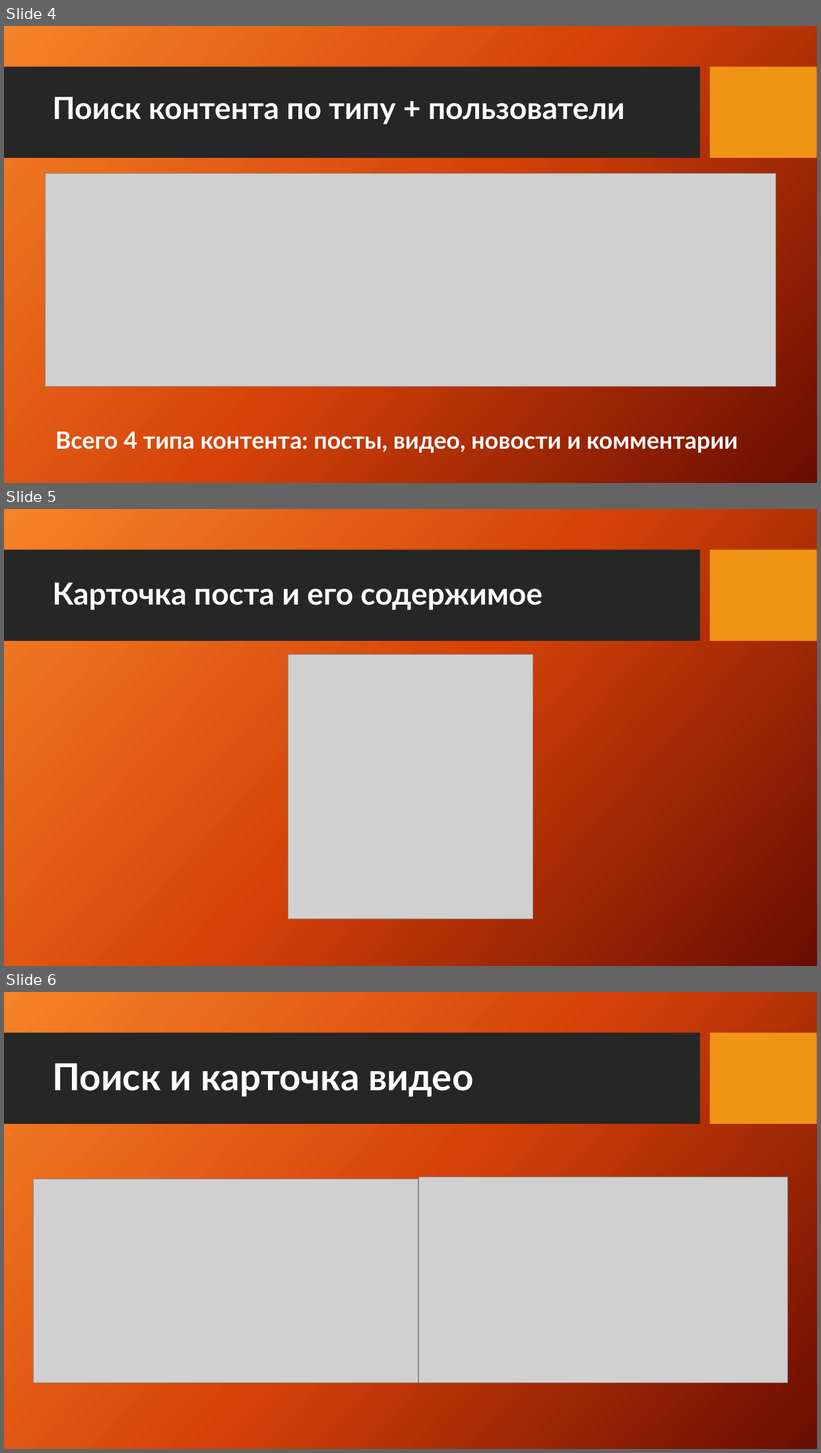
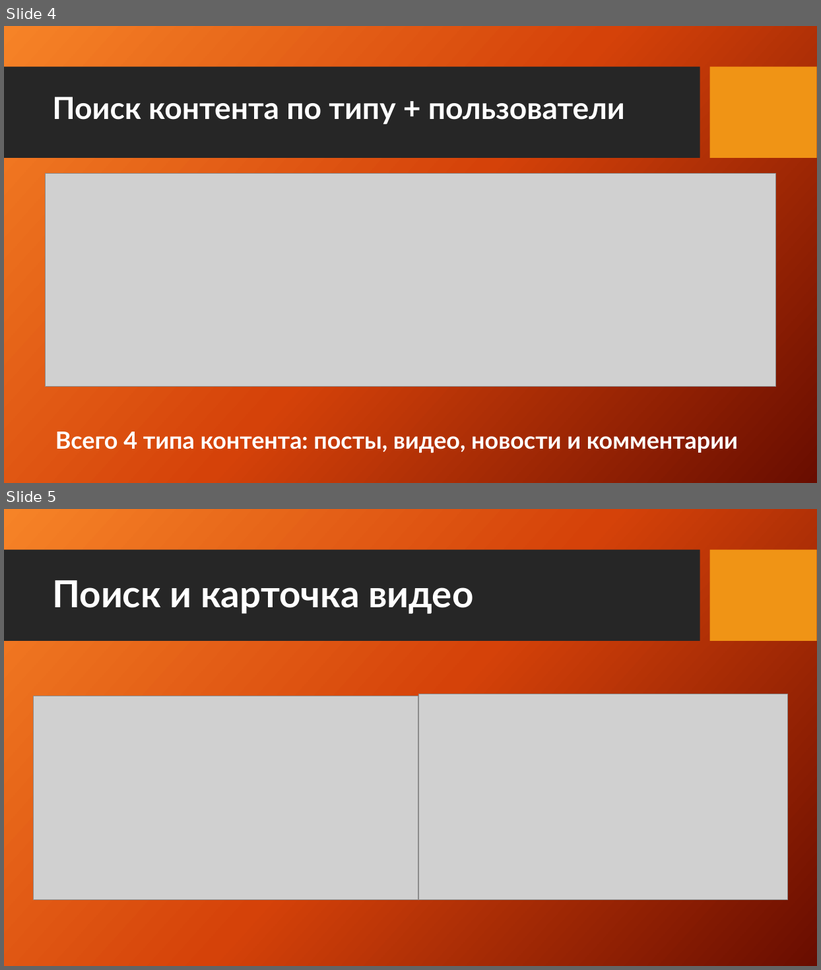
Before and after one commit to TuHeKocmoc/web, a slide deck: презентация и записка/Презентация.pptx. Shown one above the other, each under a label of ours: slides 4, 5 and 6 before the commit, slides 4 and 5 after it. The pictures are 821x1453 and 821x970 pixels, drawn with LibreOffice and Linux fonts; fonts in the diff are those of the drawing; grey boxes stand for pictures; background and template pictures are left out. Boxes give left, top, right and bottom in pixels: in the first picture for what was removed or moved away, otherwise in the second. Text is boxed around its words. In the diff, an @@ line names an element or a change of style, - is before the commit and + after.

```diff
--- a/презентация и записка/Презентация.pptx
+++ b/презентация и записка/Презентация.pptx
@@ slide 5 removed at [4,509,817,966], background picture (left out); not listed: 2 template elements that a slide beside it also shows @@
@@ title removed at [52,582,543,610] @@
-Карточка поста и его содержимое
@@ picture removed at [288,655,533,920] @@
@@ what was slide 6 is now slide 5 @@
```
Also in this commit, not shown: 2 other slides removed, 1 other file.
